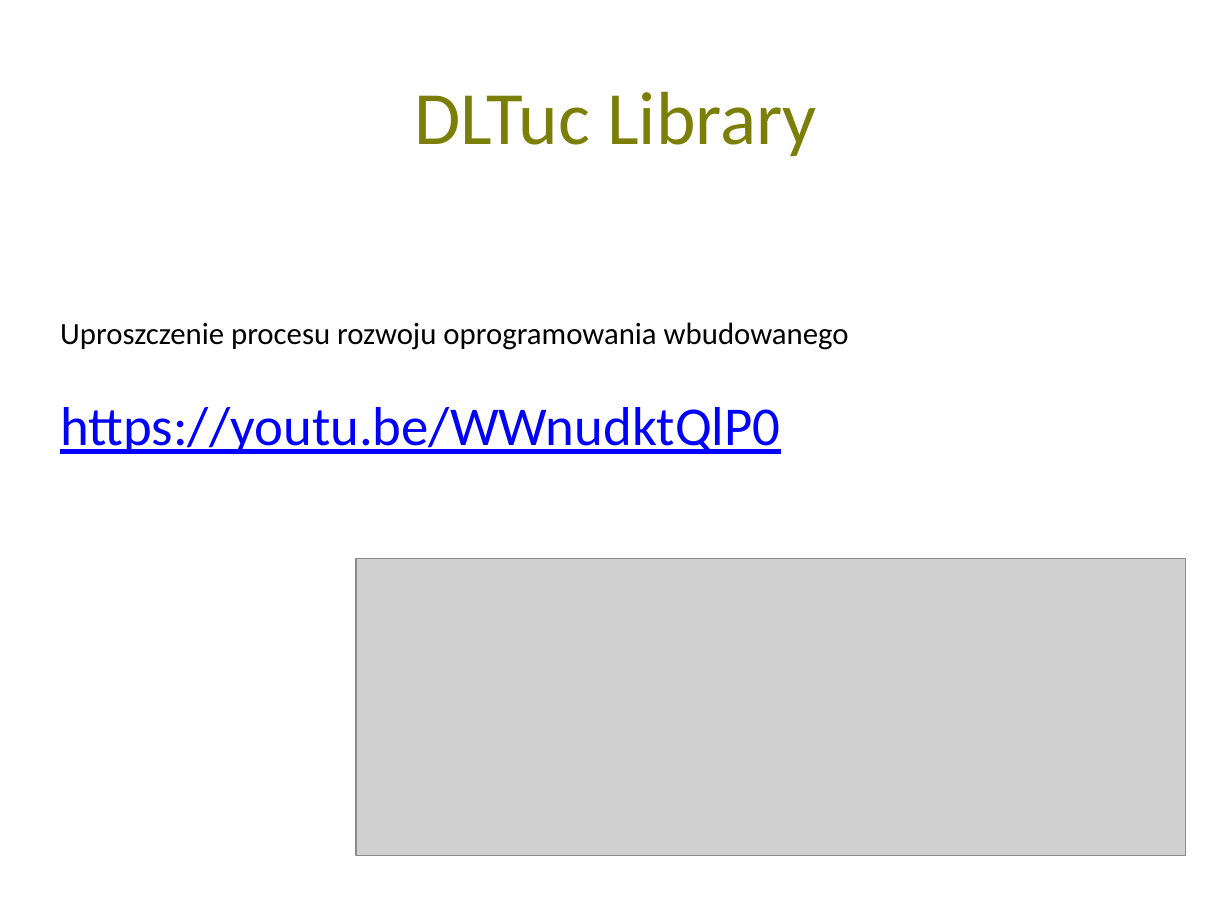
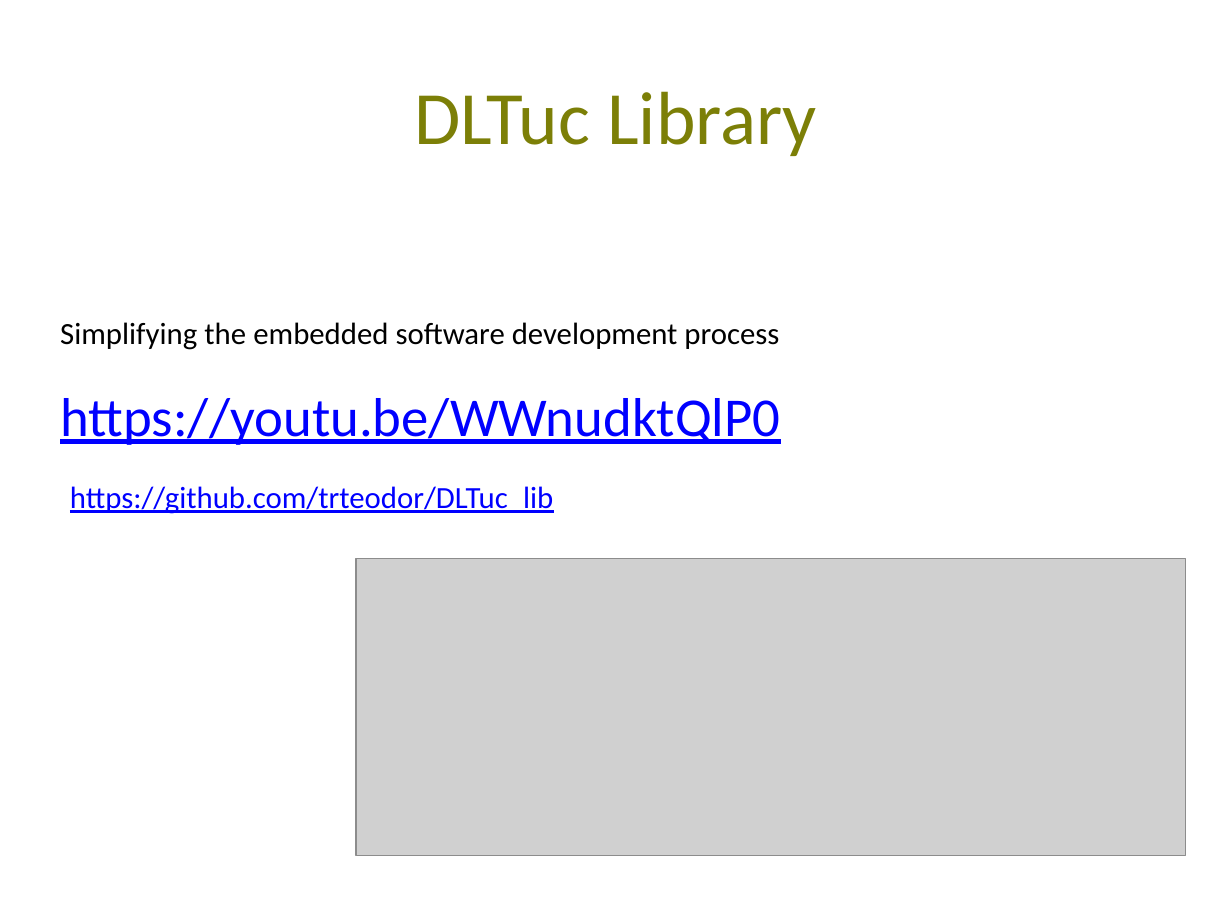
Before and after one commit to trteodor/stm32h747_disco_lvgl_bare_metal, a slide deck: slide 11 of Presenation.pptx. Drawn at 1232x924 pixels with LibreOffice and Linux fonts; fonts in the diff are those of the drawing; grey boxes stand for pictures. Boxes give left, top, right and bottom in pixels: in the first picture for what was removed or moved away, otherwise in the second. Text is boxed around its words. In the diff, an @@ line names an element or a change of style, - is before the commit and + after.

```diff
--- a/Presenation.pptx
+++ b/Presenation.pptx
@@ text at [60, 322, 779, 350]: text changed @@
-Uproszczenie procesu rozwoju oprogramowania wbudowanego
+Simplifying the embedded software development process
@@ text "https://youtu.be/WWnudktQlP0": place and size @@
-text "https://youtu.be/WWnudktQlP0" at [60, 407, 780, 454]
+text "https://youtu.be/WWnudktQlP0" at [60, 398, 780, 445]
@@ text added at [70, 486, 553, 514], 18 pt, text #0000FF, underline @@
+https://github.com/trteodor/DLTuc_lib
```
Also in this commit, not shown: 8 other slides changed, 6 slides added, 6 slides removed, 5 other files.
